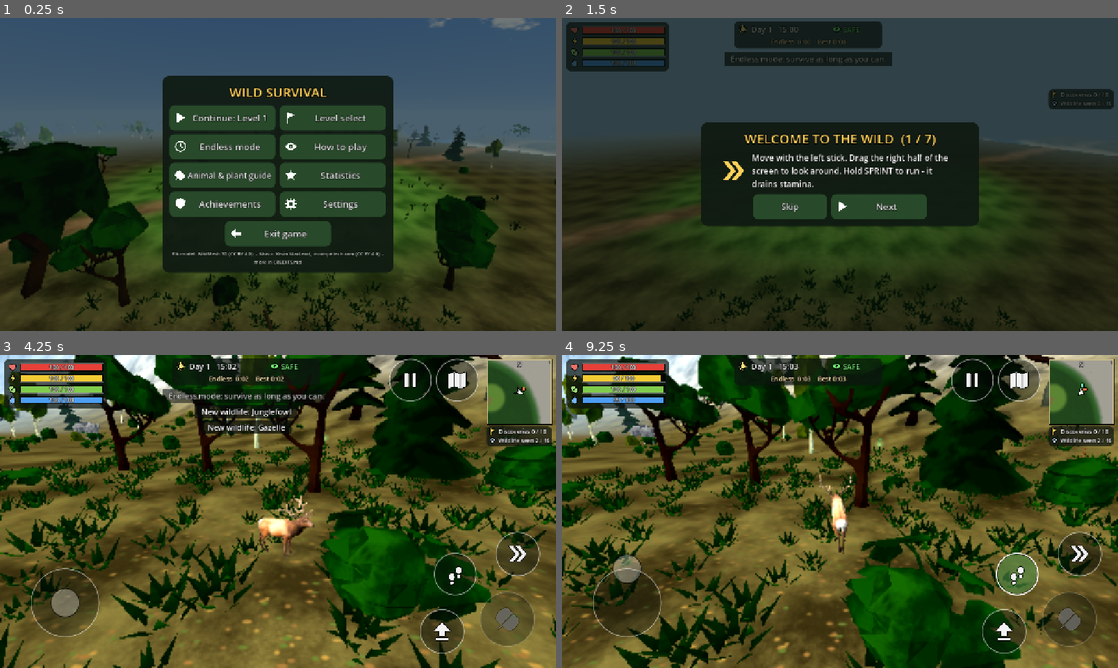
Above: before the commit, frames 1-4 (two rows, left to right).
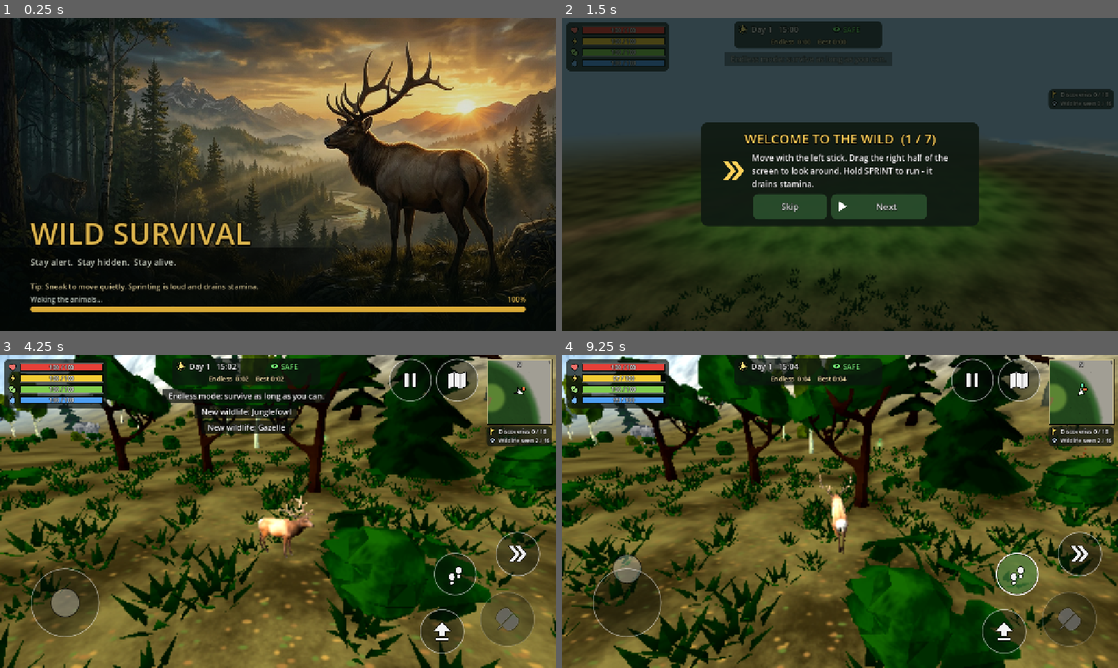
Above: after the commit, the same moments.

Repository: hamzaqadir6666-pixel/wild-survival-mobile
Game: Godot game, scene res://scenes/main.tscn
Same seed, same stepped clock (60 frames per second), same inputs: the game is played once before the commit and once after it.
Inputs (mouse positions are in pixels of both pictures, inside the frame that each line leads up to):
- Up to frame 1 (0.25 s): no input
- Up to frame 2 (1.5 s): click "Endless mode" at 0.5 s; click (784, 146) at 1.25 s, where only the run after the commit has a clickable "Endless mode"
- Up to frame 3 (4.25 s): click "Skip" at 2 s; tap Enter at 2.75 s; move the mouse to (400, 495) at 2.77 s; hold D 2.78-3.5 s; tap E at 2.85 s; click (400, 495) at 2.92 s; tap Space at 3.02, 3.32 s; drag from (166, 527) to (250, 574) at 3.52 s
- Up to frame 4 (9.25 s): move the mouse to (895, 442) at 4.27 s; hold D 4.28-5 s; tap Ctrl at 4.35, 8.85 s; click (895, 442) at 4.42 s; drag from (812, 574) to (673, 464) at 5.02 s; move the mouse to (1006, 558) at 5.77 s; hold A 5.78-6.5 s; tap Tab at 5.85 s; click (1006, 558) at 5.92 s; tap Space at 6.02, 6.32, 6.5, 9.02 s; drag from (673, 464) to (756, 433) at 6.52 s; move the mouse to (867, 511) at 7.27 s; hold S 7.28-8 s; tap E at 7.35 s; click (867, 511) at 7.42 s; drag from (756, 433) to (728, 527) at 8.02 s; move the mouse to (962, 495) at 8.77 s; hold W from 8.78 s (still down); click (962, 495) at 8.92 s

The runs differ from the first frame. In frame 1, 81% of the frame differs, in the area x 0-100%, y 0-100%; in frame 2, 1.7%; in frame 3, 0.3%; in frame 4, less than 0.1%.

Commit message:
Painted loading screen with tips and progress, new elk icon, loading sound and ready chime
Co-authored-by: arena-agent <297053741+arena-agent@users.noreply.github.com>

Diff:
--- a/project.godot
+++ b/project.godot
@@ -12,7 +12,10 @@
 config/features=PackedStringArray("4.7", "GL Compatibility")
 config/quit_on_go_back=false
 config/icon="res://icon.png"
-boot_splash/bg_color=Color(0.05, 0.09, 0.05, 1)
+boot_splash/bg_color=Color(0.03, 0.05, 0.04, 1)
+boot_splash/image="res://icon.png"
+boot_splash/fullsize=false
+boot_splash/use_filter=true
 
 [autoload]
 
--- a/scripts/game.gd
+++ b/scripts/game.gd
@@ -22,6 +22,13 @@
 var controls: TouchControls
 var menus: Menus
 var loading: Control
+var load_art: TextureRect
+var load_tip: Label
+var load_pct: Label
+var load_time := 0.0
+var load_shown := 0.0
+var load_tip_i := 0
+var load_tip_0 := randi() % 8
 var load_bar: ProgressBar
 var load_label: Label
 var ui_size_override := Vector2.ZERO     # tests set this to check other screen shapes
@@ -96,27 +103,106 @@
 	controls.pause_pressed.connect(pause)
 	menus = Menus.new(); menus.game = self
 	ui_root.add_child(menus)
-	loading = ColorRect.new()
-	(loading as ColorRect).color = Color(0.04, 0.08, 0.05)
+	_build_loading()
+
+const LOAD_TIPS := [
+	"A hunter that sees you will not give up. Get out of sight.",
+	"Deep water hides you from everything except crocodiles.",
+	"Safe thickets are marked on the map. No hunter follows you inside.",
+	"Sneak to move quietly. Sprinting is loud and drains stamina.",
+	"When the water bar is empty you have 30 seconds to drink.",
+	"Stand still for a while and the elk rests. Resting refills stamina faster.",
+	"Rare plants give abilities that stay with you between levels.",
+	"Listen: the music changes the moment a hunter charges.",
+]
+
+## Loading screen: painted key art that slowly drifts, the title, a tip that changes, a slim bar with its percentage.
+func _build_loading() -> void:
+	loading = Control.new()
 	loading.set_anchors_preset(Control.PRESET_FULL_RECT)
+	loading.clip_contents = true
 	ui_root.add_child(loading)
-	var cc := CenterContainer.new()
-	cc.set_anchors_preset(Control.PRESET_FULL_RECT)
-	loading.add_child(cc)
+	var back := ColorRect.new()
+	back.color = Color(0.03, 0.05, 0.04)
+	back.set_anchors_preset(Control.PRESET_FULL_RECT)
+	loading.add_child(back)
+	load_art = TextureRect.new()
+	load_art.texture = load("res://assets/ui/loading.jpg")
+	load_art.expand_mode = TextureRect.EXPAND_IGNORE_SIZE
+	load_art.stretch_mode = TextureRect.STRETCH_KEEP_ASPECT_COVERED
+	load_art.set_anchors_preset(Control.PRESET_FULL_RECT)
+	loading.add_child(load_art)
+	# dark fade over the lower half so the text is always readable
+	var grad := Gradient.new()
+	grad.set_color(0, Color(0, 0, 0, 0.0)); grad.set_color(1, Color(0.01, 0.03, 0.02, 0.92))
+	grad.set_offset(0, 0.42); grad.set_offset(1, 0.97)
+	var gt := GradientTexture2D.new()
+	gt.gradient = grad; gt.fill_from = Vector2(0, 0); gt.fill_to = Vector2(0, 1); gt.width = 8; gt.height = 128
+	var shade := TextureRect.new()
+	shade.texture = gt
+	shade.expand_mode = TextureRect.EXPAND_IGNORE_SIZE
+	shade.stretch_mode = TextureRect.STRETCH_SCALE
+	shade.set_anchors_preset(Control.PRESET_FULL_RECT)
+	loading.add_child(shade)
+	var m := MarginContainer.new()
+	m.set_anchors_preset(Control.PRESET_FULL_RECT)
+	for side in ["left", "right"]: m.add_theme_constant_override("margin_" + side, 70)
+	m.add_theme_constant_override("margin_bottom", 44)
+	loading.add_child(m)
 	var v := VBoxContainer.new()
-	v.add_theme_constant_override("separation", 14)
-	cc.add_child(v)
-	var t := UI.label("WILD SURVIVAL", 44, UI.GOLD); t.horizontal_alignment = HORIZONTAL_ALIGNMENT_CENTER
+	v.alignment = BoxContainer.ALIGNMENT_END
+	v.add_theme_constant_override("separation", 6)
+	m.add_child(v)
+	var t := UI.label("WILD SURVIVAL", 68, UI.GOLD)
+	t.add_theme_constant_override("outline_size", 14)
+	t.add_theme_color_override("font_outline_color", Color(0.05, 0.03, 0.0, 0.9))
+	t.add_theme_constant_override("shadow_offset_y", 5)
+	t.add_theme_color_override("font_shadow_color", Color(0, 0, 0, 0.7))
 	v.add_child(t)
-	load_label = UI.label("Loading...", 20); load_label.horizontal_alignment = HORIZONTAL_ALIGNMENT_CENTER
-	v.add_child(load_label)
+	var sub := UI.label("Stay alert.  Stay hidden.  Stay alive.", 20, Color(0.92, 0.95, 0.88))
+	v.add_child(sub)
+	var gap := Control.new(); gap.custom_minimum_size = Vector2(0, 18)
+	v.add_child(gap)
+	load_tip = UI.label("Tip: " + LOAD_TIPS[randi() % LOAD_TIPS.size()], 17, Color(1.0, 0.93, 0.7))
+	v.add_child(load_tip)
+	var row := HBoxContainer.new()
+	row.add_theme_constant_override("separation", 14)
+	v.add_child(row)
+	load_label = UI.label("Loading...", 16, Color(0.85, 0.9, 0.85))
+	load_label.size_flags_horizontal = Control.SIZE_EXPAND_FILL
+	row.add_child(load_label)
+	load_pct = UI.label("0%", 16, UI.GOLD)
+	row.add_child(load_pct)
 	load_bar = ProgressBar.new()
-	load_bar.custom_minimum_size = Vector2(460, 26)
+	load_bar.custom_minimum_size = Vector2(0, 12)
 	load_bar.max_value = 100.0
 	load_bar.show_percentage = false
-	load_bar.add_theme_stylebox_override("background", UI.box(Color(0, 0, 0, 0.7), 8, 2))
-	load_bar.add_theme_stylebox_override("fill", UI.box(Color(0.45, 0.8, 0.35), 8, 2))
+	load_bar.add_theme_stylebox_override("background", UI.box(Color(0, 0, 0, 0.65), 6, 0))
+	load_bar.add_theme_stylebox_override("fill", UI.box(Color(1.0, 0.78, 0.25), 6, 0))
 	v.add_child(load_bar)
+	Sfx.set_loop("loading", 0.9)
+
+## drift of the picture, tip rotation, smooth bar; called every frame while the loading screen is up
+func _loading_anim(dt: float) -> void:
+	load_time += dt
+	load_art.pivot_offset = load_art.size * Vector2(0.62, 0.45)
+	var z := 1.0 + 0.06 * minf(load_time / 12.0, 1.0) + 0.012 * sin(load_time * 0.5)
+	load_art.scale = Vector2(z, z)
+	load_shown = move_toward(load_shown, load_bar.value, dt * 90.0)
+	load_pct.text = "%d%%" % int(load_shown)
+	if int(load_time / 3.5) != load_tip_i:
+		load_tip_i = int(load_time / 3.5)
+		load_tip.text = "Tip: " + LOAD_TIPS[(load_tip_i + load_tip_0) % LOAD_TIPS.size()]
+
+## loading done: chime, then the picture fades away over the menu
+func _finish_loading() -> void:
+	Sfx.set_loop("loading", 0.0)
+	Sfx.play("ready", 0.8)
+	load_pct.text = "100%"
+	loading.mouse_filter = Control.MOUSE_FILTER_IGNORE
+	var tw := create_tween()
+	tw.tween_property(loading, "modulate:a", 0.0, 0.7)
+	tw.tween_callback(func(): loading.visible = false)
 
 ## canvas size and safe area (notch, rounded corners) in canvas units
 func _layout() -> void:
@@ -214,7 +300,7 @@
 			_load_step = 9
 		9:
 			state = MENU
-			loading.visible = false
+			_finish_loading()
 			sky.reset(9.0)
 			apply_quality()
 			Sfx.start_music()
@@ -347,6 +433,8 @@
 	_frame += 1
 	if state == LOADING:
 		_loading_step()
+		if state == LOADING:
+			_loading_anim(delta)
 		return
 	var dt := minf(delta, 0.1)
 	if state == MENU:
--- a/scripts/sfx.gd
+++ b/scripts/sfx.gd
@@ -2,10 +2,10 @@
 ## Sound: music, layered ambience loops and a small pool of one-shot players.
 ## No 3D audio nodes are used; distance volume is computed by hand (cheap on phones).
 
-const ONE_SHOTS := ["growl", "roar", "snarl", "howl", "laugh", "hiss", "grunt", "bleat", "moo", "rooster", "crow", "eat", "drink", "click", "thud",
+const ONE_SHOTS := ["ready", "growl", "roar", "snarl", "howl", "laugh", "hiss", "grunt", "bleat", "moo", "rooster", "crow", "eat", "drink", "click", "thud",
 	"thunder1", "thunder2", "step1", "step2", "step3", "step4", "splash1", "splash2", "splash3"]
-const LOOPS := ["amb_day", "amb_night", "amb_water", "amb_rain", "amb_wind", "chase", "heartbeat"]
-const LOOP_BUS := {"chase": "Music", "heartbeat": "SFX"}      # everything else: Ambience
+const LOOPS := ["amb_day", "amb_night", "amb_water", "amb_rain", "amb_wind", "chase", "heartbeat", "loading"]
+const LOOP_BUS := {"chase": "Music", "heartbeat": "SFX", "loading": "Music"}      # everything else: Ambience
 var music_duck := 0.0      # 0..1, the calm music makes room for the chase music
 var streams := {}
 var pool: Array[AudioStreamPlayer] = []
--- a/tests/bot.gd
+++ b/tests/bot.gd
@@ -886,6 +886,12 @@
 	var has_choose := false
 	for bt in g.menus.find_children("*", "Button", true, false):
 		if (bt as Button).text.contains("Choose animal"): has_choose = true
+	var art_tex: Texture2D = g.load_art.texture
+	check("loading screen: painted artwork, title, tip, percentage and a bar", art_tex != null and art_tex.get_width() == 1280 and g.load_tip.text.begins_with("Tip: ") and g.load_pct.text == "100%" and g.LOAD_TIPS.size() >= 6)
+	check("loading screen fades away when the game is ready", not g.loading.visible or g.loading.modulate.a < 0.05)
+	check("loading sound: a loop while loading and a chime when ready", Sfx.loops.has("loading") and Sfx.streams.has("ready") and float(Sfx.loop_target["loading"]) == 0.0)
+	var icon_tex: Texture2D = load("res://icon.png")
+	check("app icon is the 512 px elk artwork", icon_tex.get_width() == 512 and icon_tex.get_height() == 512)
 	var has_exit := false
 	for bt in g.menus.find_children("*", "Button", true, false):
 		if (bt as Button).text.contains("Exit game"): has_exit = true
Not shown, added: assets/audio/loading.wav.import
Not shown, added: assets/audio/ready.wav.import
Binary file added: assets/ui/icon_bg.png
Not shown, added: assets/ui/icon_bg.png.import
Binary file added: assets/ui/icon_fg.png
Not shown, added: assets/ui/icon_fg.png.import
Binary file added: assets/ui/loading.jpg
Not shown, added: assets/ui/loading.jpg.import
Binary file added: assets_src/art/icon.png
Binary file added: assets_src/art/loading.png
Not shown, changed: export_presets.cfg
Binary file changed: icon.png
(and 3 more such lines)
